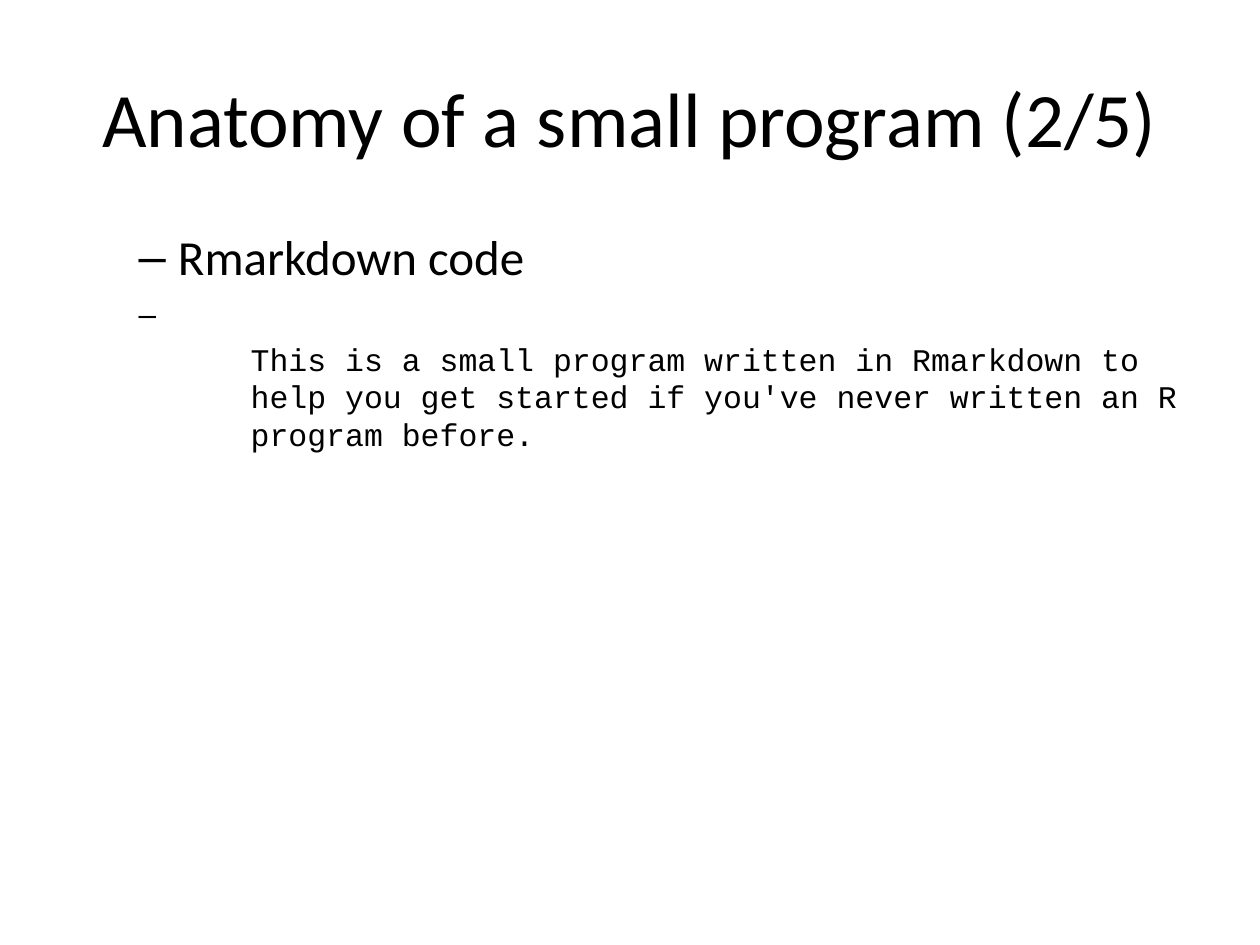
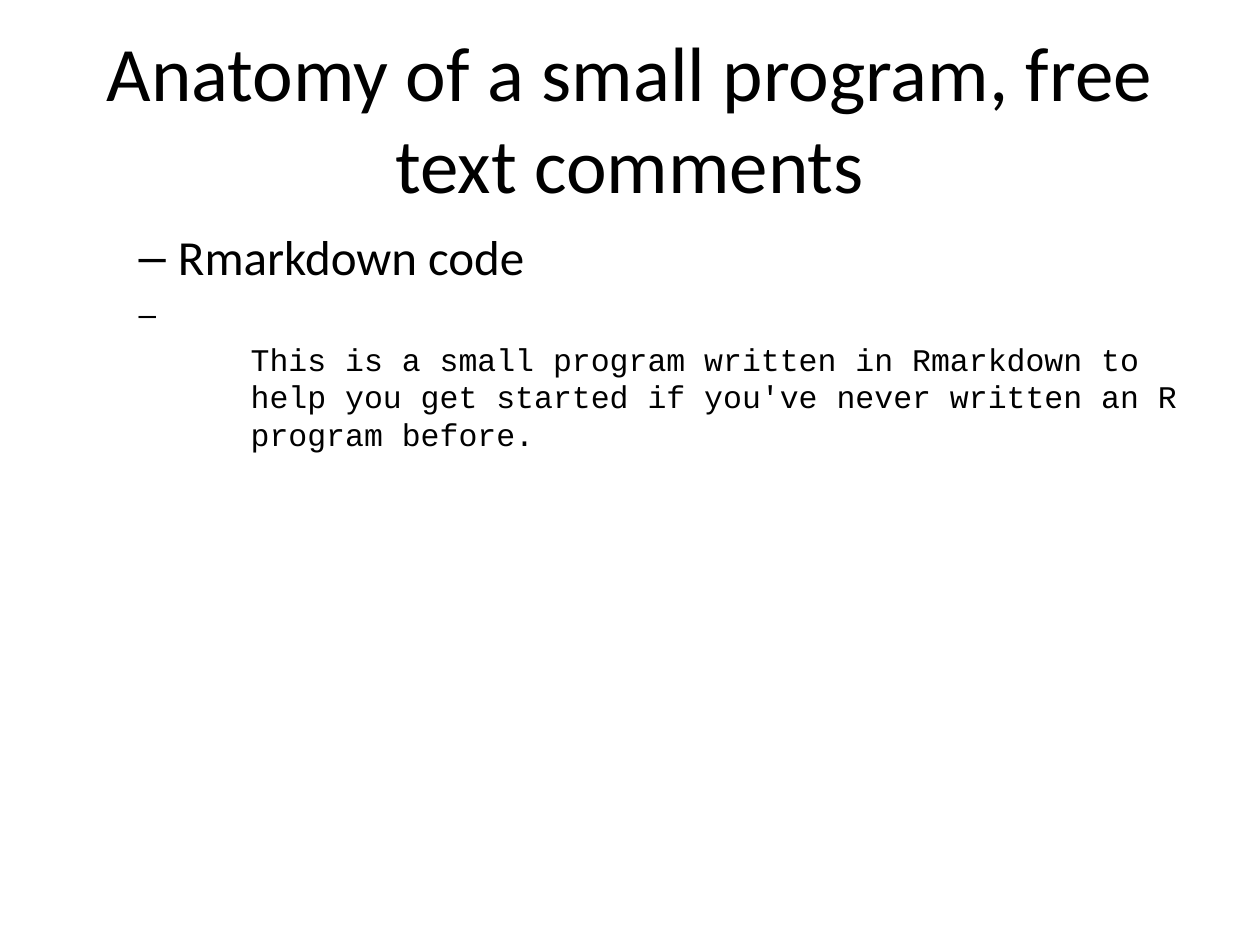
Before and after one commit to pmean/introduction-to-r, a slide deck: slide 10 of part1/src/slides.pptx (slide 9 before the commit). Drawn at 1260x945 pixels with LibreOffice and Linux fonts; fonts in the diff are those of the drawing. Boxes give left, top, right and bottom in pixels: in the first picture for what was removed or moved away, otherwise in the second. Text is boxed around its words. In the diff, an @@ line names an element or a change of style, - is before the commit and + after.

```diff
--- a/part1/src/slides.pptx
+++ b/part1/src/slides.pptx
@@ title at bbox=[107, 47, 1152, 194]: text changed @@
-Anatomy of a small program (2/5)
+Anatomy of a small program, free text comments
```
Also in this commit, not shown: 8 other slides changed, 8 slides added, 3 slides removed, 11 other files.
